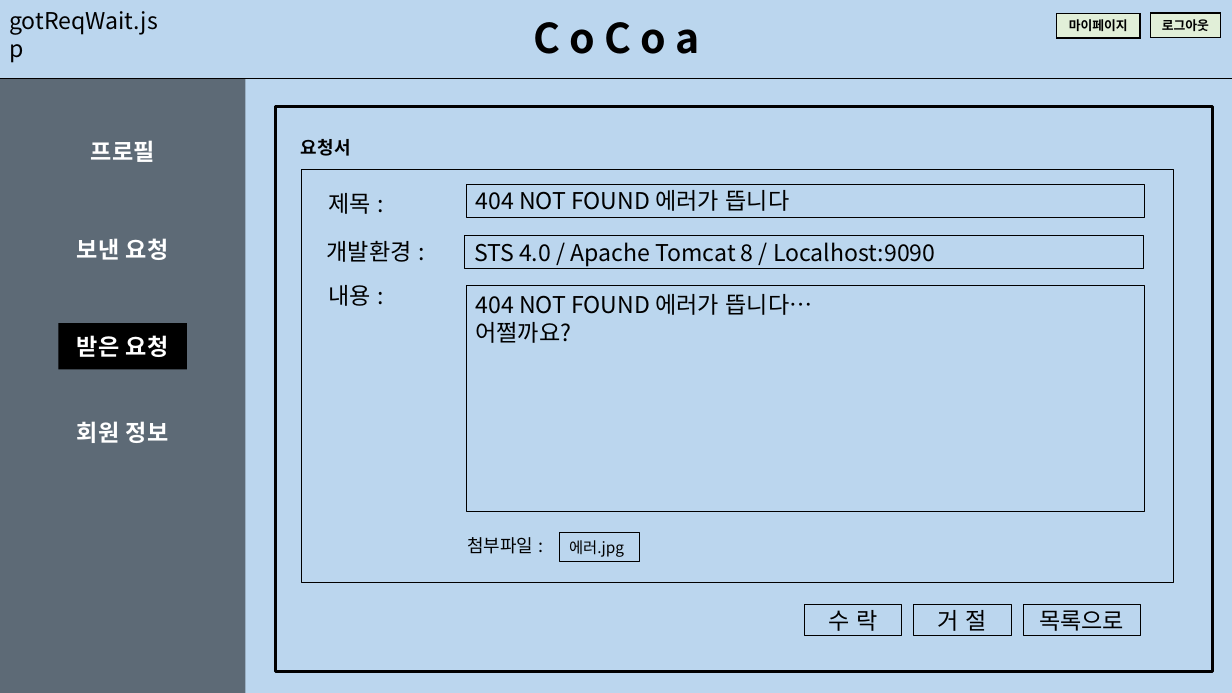
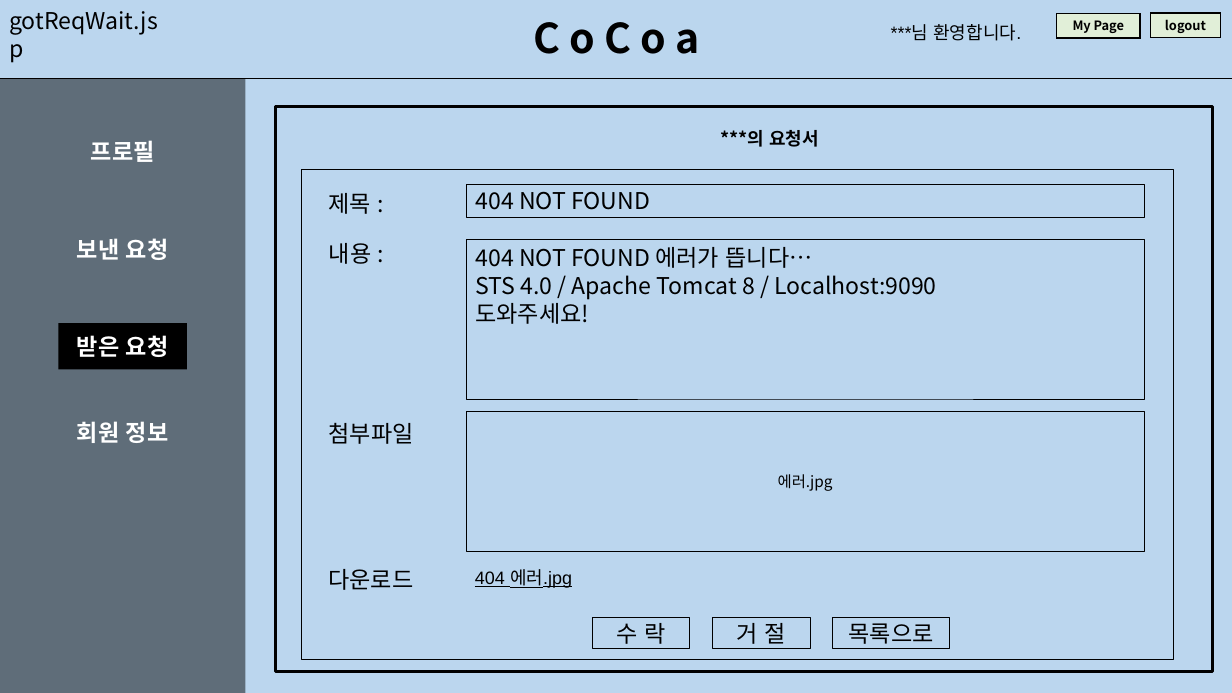
Before and after one commit to math-shpark/AI-Platform-Project-2021-CoCoa-, a slide deck: slide 23 of documents/UI.pptx (slide 18 before the commit). Drawn at 1232x693 pixels with LibreOffice and Linux fonts; fonts in the diff are those of the drawing. Boxes give left, top, right and bottom in pixels: in the first picture for what was removed or moved away, otherwise in the second. Text is boxed around its words. In the diff, an @@ line names an element or a change of style, - is before the commit and + after.

```diff
--- a/documents/UI.pptx
+++ b/documents/UI.pptx
@@ text added at (891, 24, 1021, 41), 14 pt, text #000000 @@
+***님 환영합니다.
@@ text in rectangle at (1073, 20, 1124, 33): text changed @@
-마이페이지
+My Page
@@ text in rectangle at (1165, 19, 1206, 33): text changed @@
-로그아웃
+logout
@@ text at (720, 130, 819, 147): text changed @@
-요청서
+***의 요청서
@@ rectangle: place and size @@
-rectangle at (301, 169, 1174, 582)
+rectangle at (301, 169, 1174, 660)
@@ text in rectangle at (475, 191, 650, 210): text changed @@
-404 NOT FOUND 에러가 뜹니다
+404 NOT FOUND
@@ text "내용 :": place and size @@
-text "내용 :" at (329, 285, 372, 306)
+text "내용 :" at (329, 243, 372, 264)
@@ rectangle removed at (465, 236, 1143, 269) @@
-STS 4.0 / Apache Tomcat 8 / Localhost:9090
@@ rectangle "404 NOT FOUND 에러가 뜹니다…": place and size @@
-rectangle "404 NOT FOUND 에러가 뜹니다…" at (467, 286, 1145, 511)
+rectangle "404 NOT FOUND 에러가 뜹니다…" at (467, 239, 1145, 399)
@@ text removed at (327, 240, 412, 262) @@
-개발환경 :
@@ text in rectangle at (475, 275, 936, 324): text changed @@
-어쩔까요?
+STS 4.0 / Apache Tomcat 8 / Localhost:9090
+도와주세요!
@@ rectangle "에러.jpg": place and size @@
-rectangle "에러.jpg" at (560, 532, 640, 561)
+rectangle "에러.jpg" at (467, 411, 1145, 552)
@@ rectangle "에러.jpg" at (467, 411, 1145, 552): alignment left to centre @@
@@ text at (329, 422, 414, 444): text changed; size 14 to 18 pt @@
-첨부파일 :
+첨부파일
@@ text added at (328, 569, 413, 590), 18 pt, text #000000 @@
+다운로드
@@ text added at (475, 569, 572, 588), 14 pt, text #000000, underline @@
+404 에러.jpg
@@ rectangle "수 락": place and size @@
-rectangle "수 락" at (804, 605, 902, 637)
+rectangle "수 락" at (592, 617, 690, 649)
@@ rectangle "거 절": place and size @@
-rectangle "거 절" at (914, 605, 1012, 637)
+rectangle "거 절" at (713, 617, 811, 649)
@@ rectangle "목록으로": place and size @@
-rectangle "목록으로" at (1023, 605, 1141, 637)
+rectangle "목록으로" at (833, 617, 950, 649)
```
Also in this commit, not shown: 19 other slides changed, 14 slides added, 9 slides removed, 7 other files.
